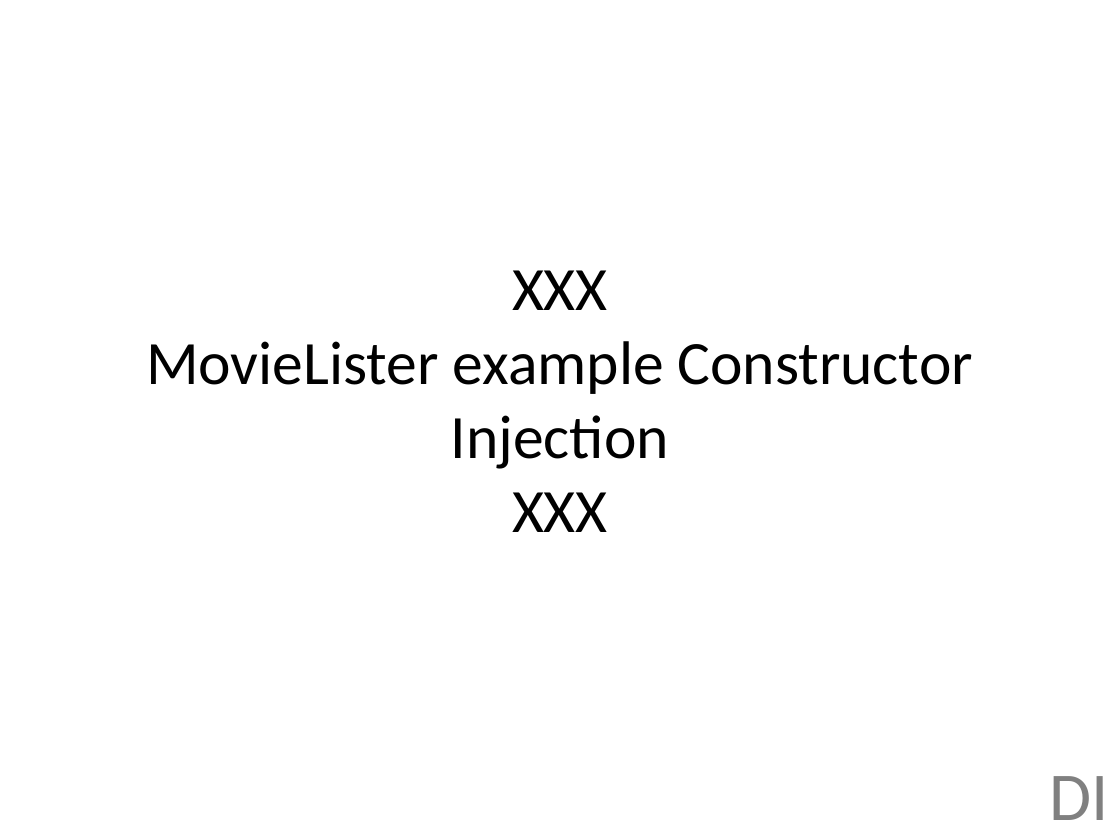
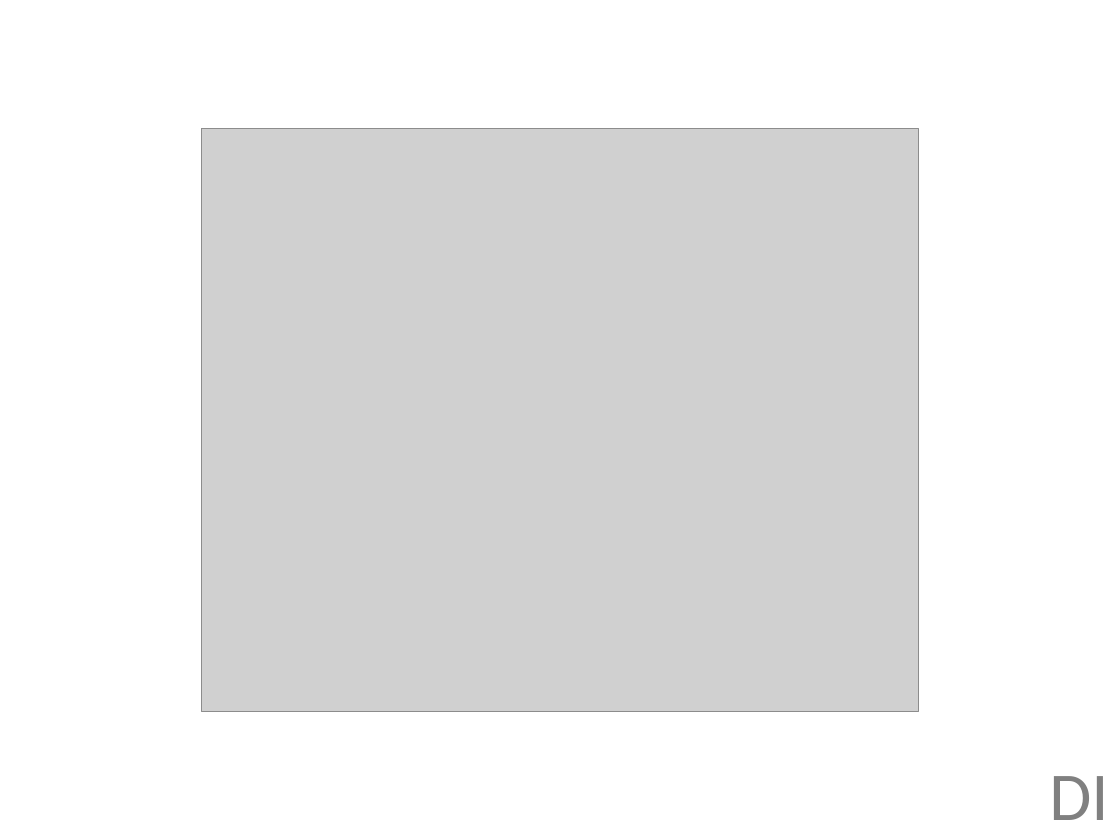
Before and after one commit to jonfuller/presentations, a slide deck: slide 21 of dependencies/dependencies.pptx. Drawn at 1120x840 pixels with LibreOffice and Linux fonts; fonts in the diff are those of the drawing; grey boxes stand for pictures. Boxes give left, top, right and bottom in pixels: in the first picture for what was removed or moved away, otherwise in the second. Text is boxed around its words. In the diff, an @@ line names an element or a change of style, - is before the commit and + after.

```diff
--- a/dependencies/dependencies.pptx
+++ b/dependencies/dependencies.pptx
@@ picture added at [202, 129, 918, 711] @@
@@ title removed at [146, 270, 973, 532] @@
-XXX
-MovieLister example Constructor Injection
-XXX
```
Also in this commit, not shown: 3 other slides changed, 14 other files.
